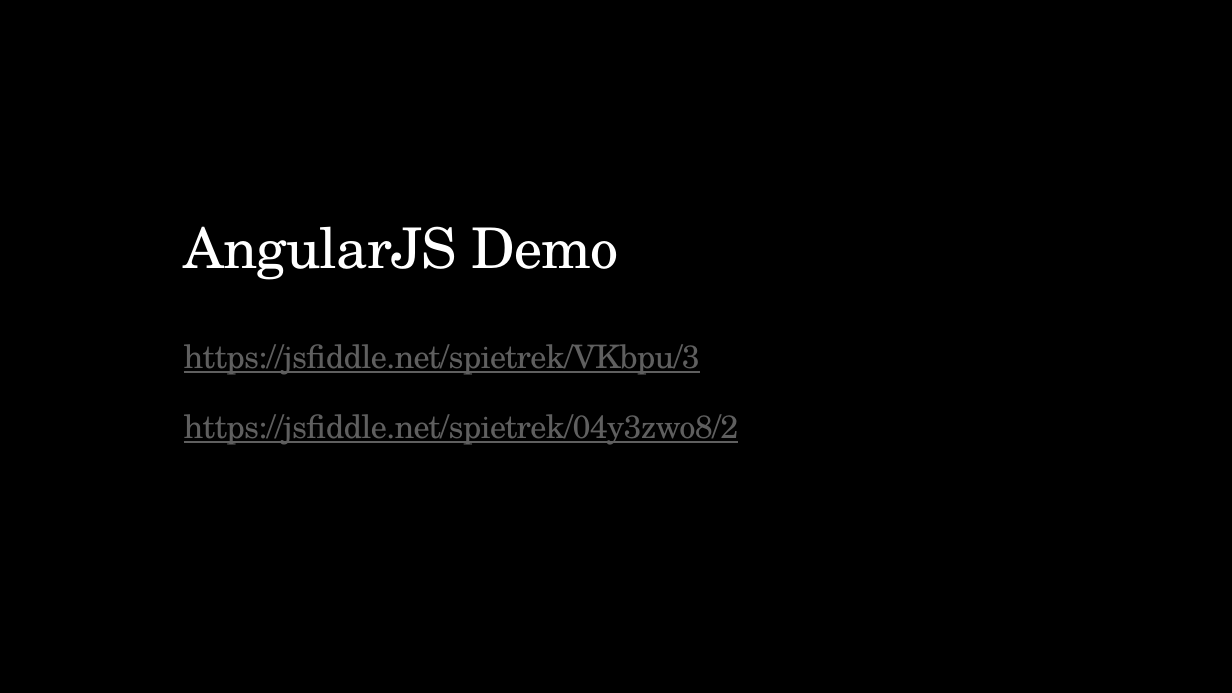
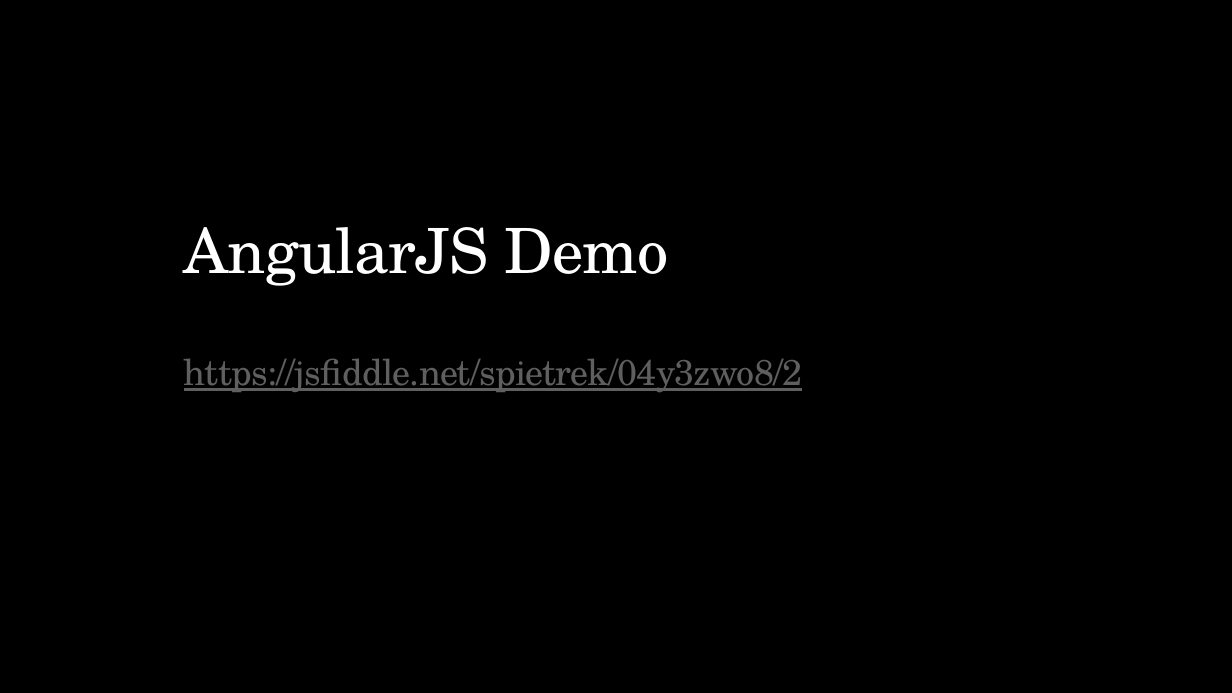
Before and after one commit to spietrek/SharePointCincy2015, a slide deck: slide 14 of Building SPAs in SharePoint Using AngularJS.pptx (slide 22 before the commit). Drawn at 1232x693 pixels with LibreOffice and Linux fonts; fonts in the diff are those of the drawing. Boxes give left, top, right and bottom in pixels: in the first picture for what was removed or moved away, otherwise in the second. Text is boxed around its words. In the diff, an @@ line names an element or a change of style, - is before the commit and + after.

```diff
--- a/Building SPAs in SharePoint Using AngularJS.pptx
+++ b/Building SPAs in SharePoint Using AngularJS.pptx
@@ title at box(184, 227, 803, 392): text changed; size 25.2 to 28 pt @@
-AngularJS Demo
-https://jsfiddle.net/spietrek/VKbpu/3
-https://jsfiddle.net/spietrek/04y3zwo8/2
+AngularJS Demo
+https://jsfiddle.net/spietrek/04y3zwo8/2
```
Also in this commit, not shown: 12 other slides changed, 8 slides removed.
